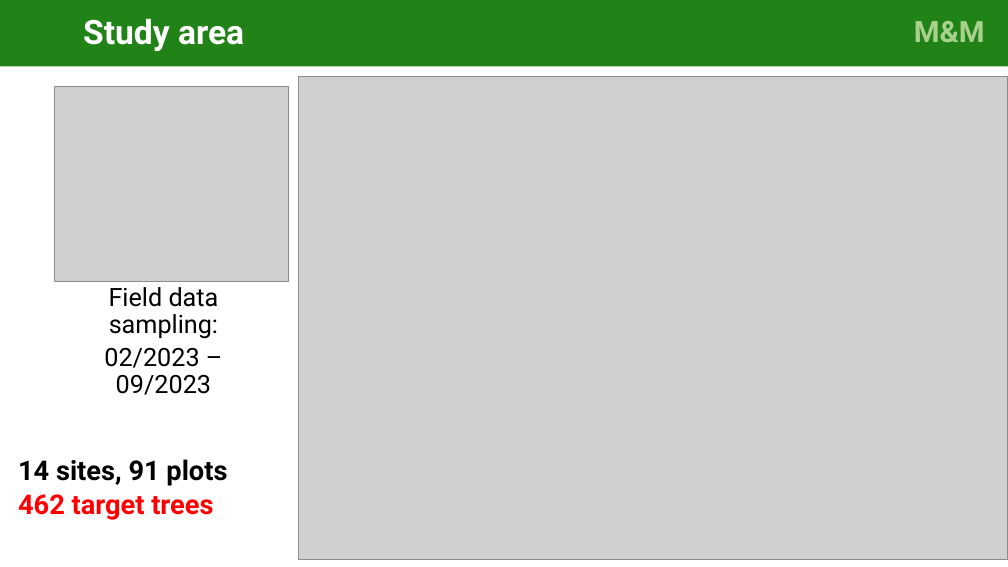
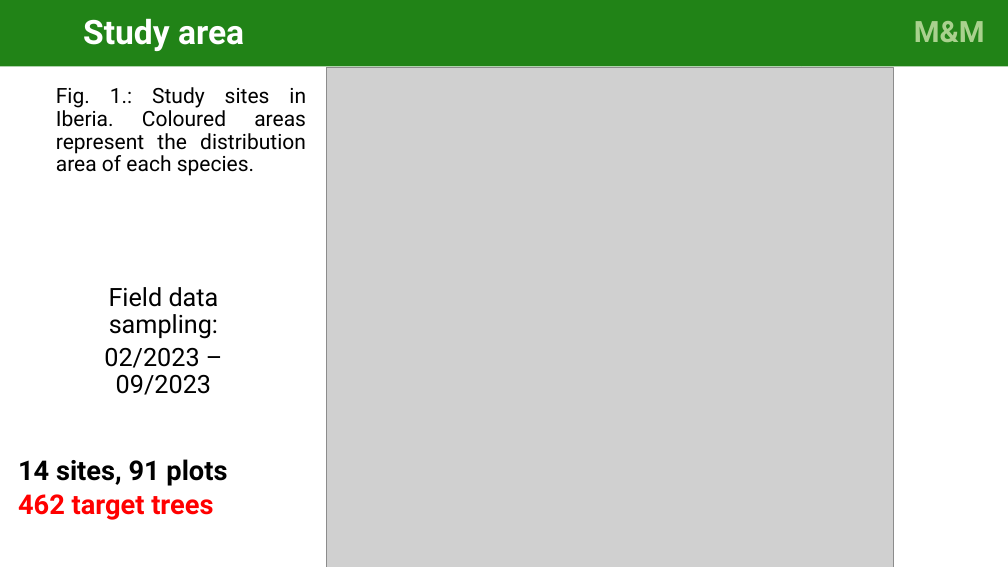
Before and after one commit to cris-fernandez/Tesis_Individuo, a slide deck: slide 4 of 06_ppts/exploratory_analysis_figures_v3-CFB-CG.pptx. Drawn at 1008x567 pixels with LibreOffice and Linux fonts; fonts in the diff are those of the drawing; grey boxes stand for pictures. Boxes give left, top, right and bottom in pixels: in the first picture for what was removed or moved away, otherwise in the second. Text is boxed around its words. In the diff, an @@ line names an element or a change of style, - is before the commit and + after.

```diff
--- a/06_ppts/exploratory_analysis_figures_v3-CFB-CG.pptx
+++ b/06_ppts/exploratory_analysis_figures_v3-CFB-CG.pptx
@@ picture removed at [54, 86, 289, 281] @@
@@ text added at [56, 87, 306, 176], 20 pt, text #000000 @@
+  Fig. 1.: Study sites in Iberia. Coloured areas represent the distribution area of each species.
@@ picture: place and size @@
-picture at [299, 76, 1008, 560]
+picture at [327, 67, 894, 567]
```
Also in this commit, not shown: 4 other slides changed, 5 other files.
